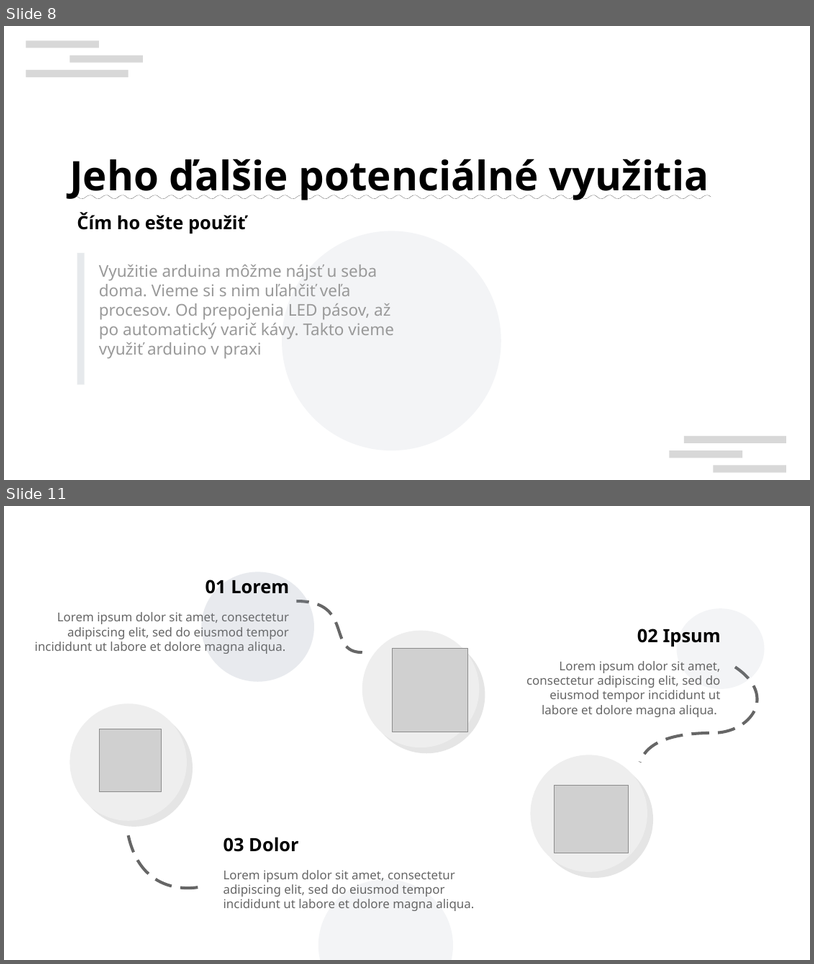
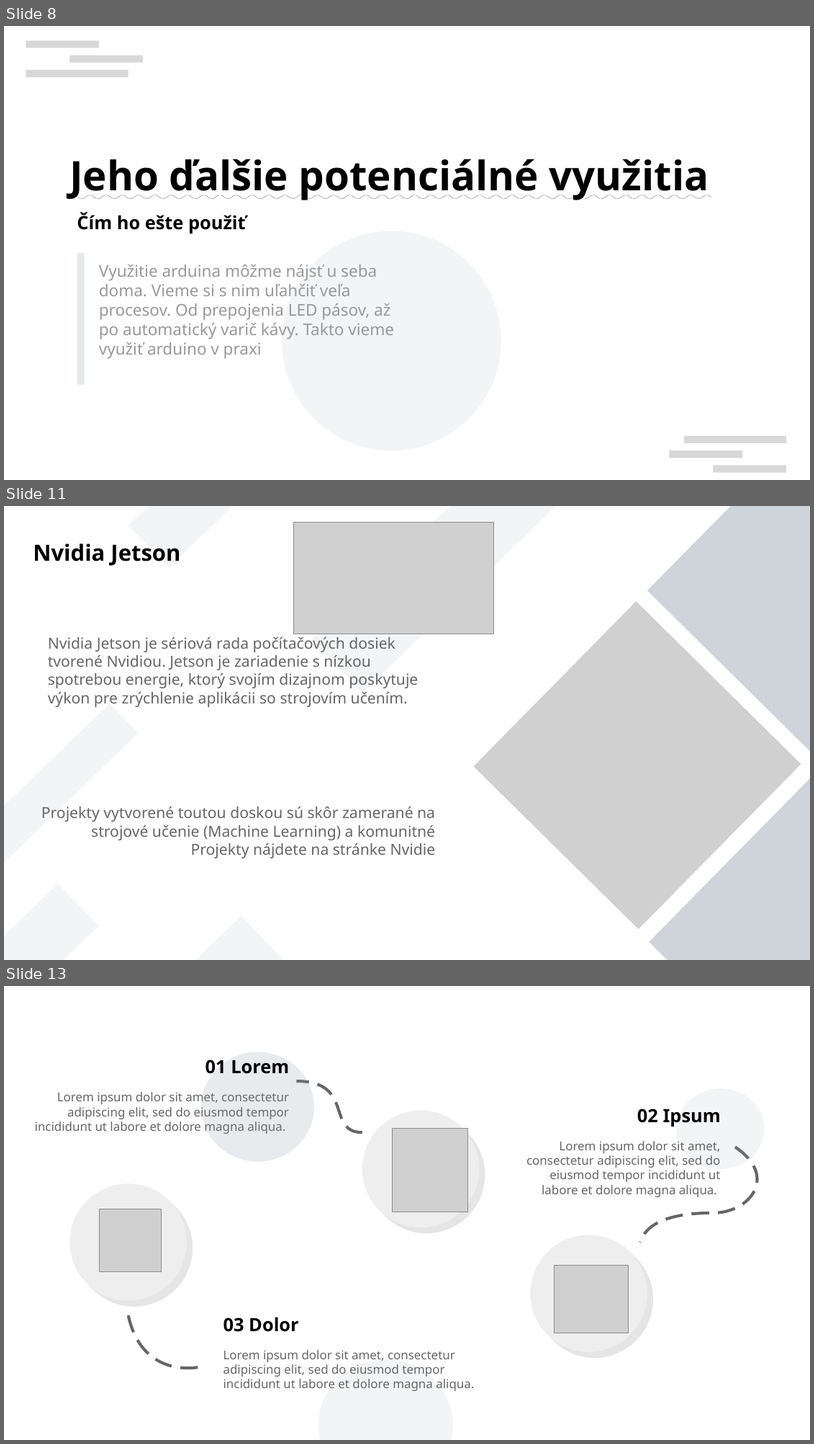
Before and after one commit to ZekoSNB/School, a slide deck: presenting/prezentacia_prednaska.odp. Shown one above the other, each under a label of ours: slides 8 and 11 before the commit, slides 8, 11 and 13 after it; the slides between them are not shown. The pictures are 814x964 and 814x1444 pixels, drawn with LibreOffice and Linux fonts; fonts in the diff are those of the drawing; grey boxes stand for pictures; background and template pictures are left out. Boxes give left, top, right and bottom in pixels: in the first picture for what was removed or moved away, otherwise in the second. Text is boxed around its words. In the diff, an @@ line names an element or a change of style, - is before the commit and + after.

```diff
--- a/presenting/prezentacia_prednaska.odp
+++ b/presenting/prezentacia_prednaska.odp
@@ slide 11 added at [4,506,810,960], background #FFFFFF @@
@@ rectangle added at [129,506,318,567], fill #8D99AE at 10% opacity @@
@@ picture added at [294,522,494,634] @@
@@ rectangle added at [312,506,563,692], fill #8D99AE at 10% opacity @@
@@ rectangle added at [648,506,810,754], fill #CED4DA @@
@@ text added at [33,543,180,566], 22 pt, text #000000, bold @@
+Nvidia Jetson
@@ picture added at [473,601,802,929] @@
@@ text added at [48,633,418,707], 15 pt, text #666666 @@
+Nvidia Jetson je sériová rada počítačových dosiek tvorené Nvidiou. Jetson je zariadenie s nízkou spotrebou energie, ktorý svojím dizajnom poskytuje výkon pre zrýchlenie aplikácii so strojovím učením.
@@ rectangle added at [4,703,138,877], fill #8D99AE at 10% opacity @@
@@ rectangle added at [650,777,810,960], fill #CED4DA @@
@@ text added at [41,806,436,858], 15 pt, text #666666 @@
+Projekty vytvorené toutou doskou sú skôr zamerané na strojové učenie (Machine Learning) a komunitné
+Projekty nájdete na stránke Nvidie
@@ rectangle added at [4,883,98,960], fill #8D99AE at 10% opacity @@
@@ rectangle added at [93,916,282,960], fill #8D99AE at 10% opacity @@
@@ what was slide 11 is now slide 13 @@
```
Also in this commit, not shown: 2 slides changed, 2 other slides added, 1 slide removed, 4 other files.
